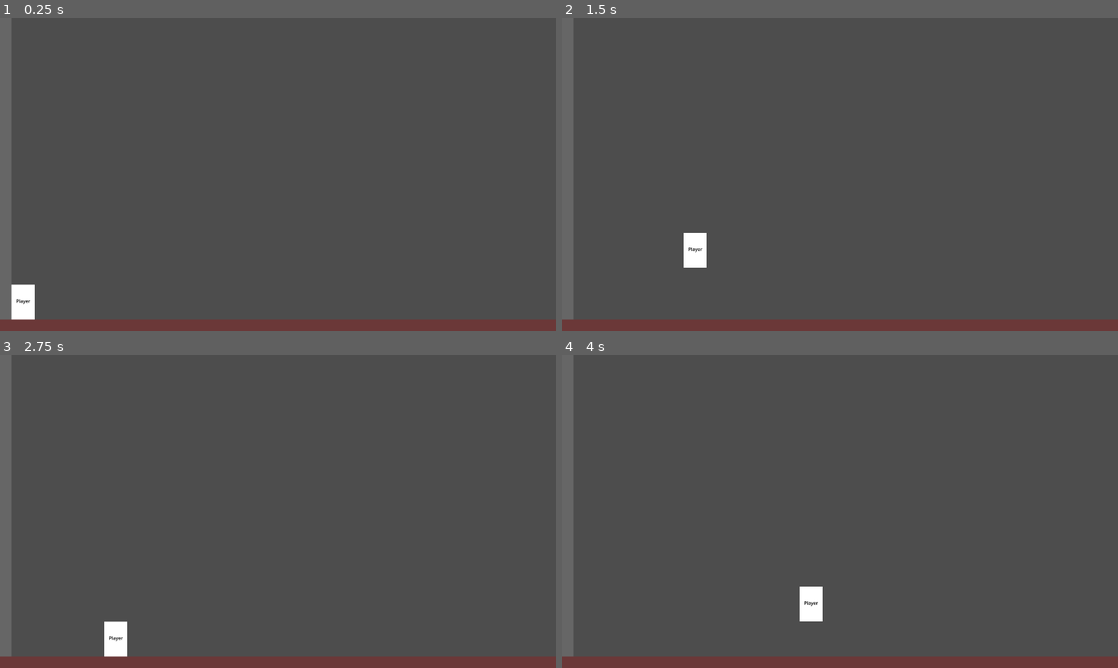
Above: before the commit, frames 1-4 (two rows, left to right).
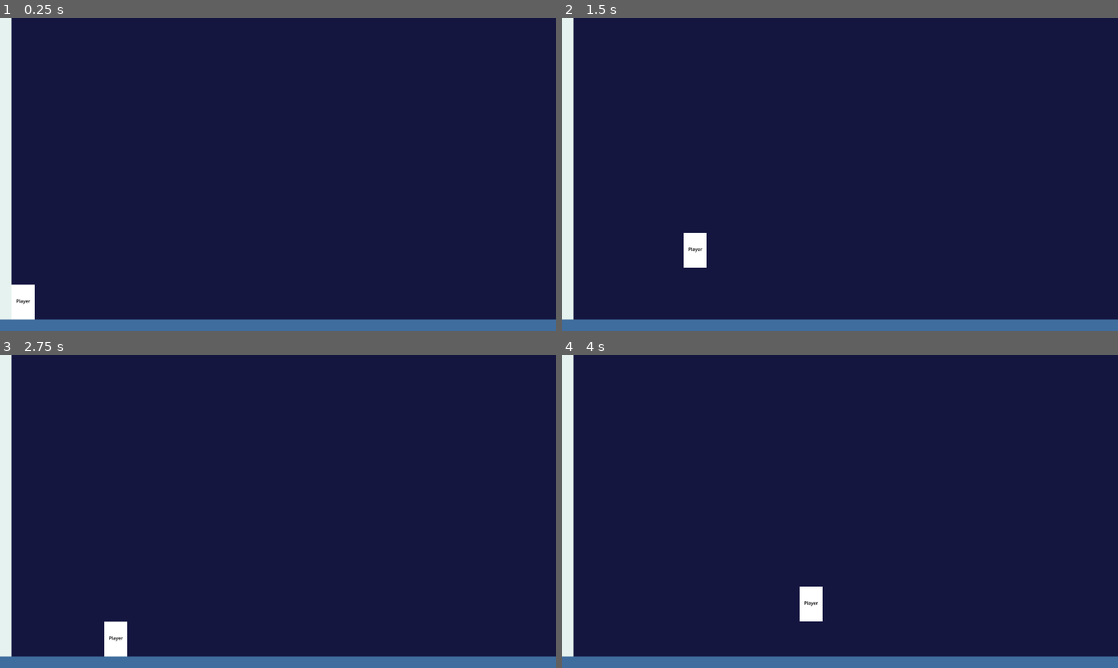
Above: after the commit, the same moments.

Repository: UnChiller/Github-Game-Off-2024
Game: Godot game, scene res://Scenes/world.tscn
The game is run twice, just before and just after one commit, with the same random seed, the same clock (stepped at 60 frames per second) and the same inputs.
Inputs:
- Up to frame 1 (0.25 s): no input
- Up to frame 2 (1.5 s): tap Enter at 0.5 s; hold Right (move_right) from 0.53 s (still down); tap C (jump) at 0.77 s
- Up to frame 3 (2.75 s): tap C (jump) at 1.52 s; release Right (move_right) at 2.03 s; hold Left (move_left) from 2.03 s (still down)
- Up to frame 4 (4 s): release Left (move_left) at 2.78 s; hold Right (move_right) from 2.78 s (still down); tap C (jump) at 3.02, 3.77 s

The runs differ from the first frame. In frame 1, 100% of the frame differs, in the area x 0-100%, y 0-100%; in frame 2, 100%; in frame 3, 100%; in frame 4, 100%.

Commit message:
change colors to match colour sceme

Diff:
--- a/Scenes/world.tscn
+++ b/Scenes/world.tscn
@@ -45,7 +45,7 @@
 [node name="Wall" type="StaticBody2D" parent="."]
 
 [node name="MeshInstance2D" type="MeshInstance2D" parent="Wall"]
-modulate = Color(0.4, 0.4, 0.4, 1)
+modulate = Color(0.901961, 0.94902, 0.937255, 1)
 position = Vector2(20, 520)
 scale = Vector2(40, 1040)
 mesh = SubResource("QuadMesh_6nx4q")
@@ -58,7 +58,7 @@
 [node name="Floor" type="StaticBody2D" parent="."]
 
 [node name="MeshInstance2D" type="MeshInstance2D" parent="Floor"]
-modulate = Color(0.42, 0.2184, 0.2184, 1)
+modulate = Color(0.247059, 0.427451, 0.619608, 1)
 position = Vector2(960, 1060)
 scale = Vector2(1920, 40)
 mesh = SubResource("QuadMesh_6nx4q")
--- a/project.godot
+++ b/project.godot
@@ -13,6 +13,7 @@
 config/name="Github Game Off 2024 Platformer"
 run/main_scene="res://Scenes/world.tscn"
 config/features=PackedStringArray("4.3", "GL Compatibility")
+boot_splash/bg_color=Color(0.968627, 0.513726, 0.690196, 1)
 config/icon="res://icon.svg"
 
 [display]
@@ -57,5 +58,6 @@
 
 [rendering]
 
+environment/defaults/default_clear_color=Color(0.0823529, 0.0862745, 0.25098, 1)
 2d/snap/snap_2d_transforms_to_pixel=true
 2d/snap/snap_2d_vertices_to_pixel=true
